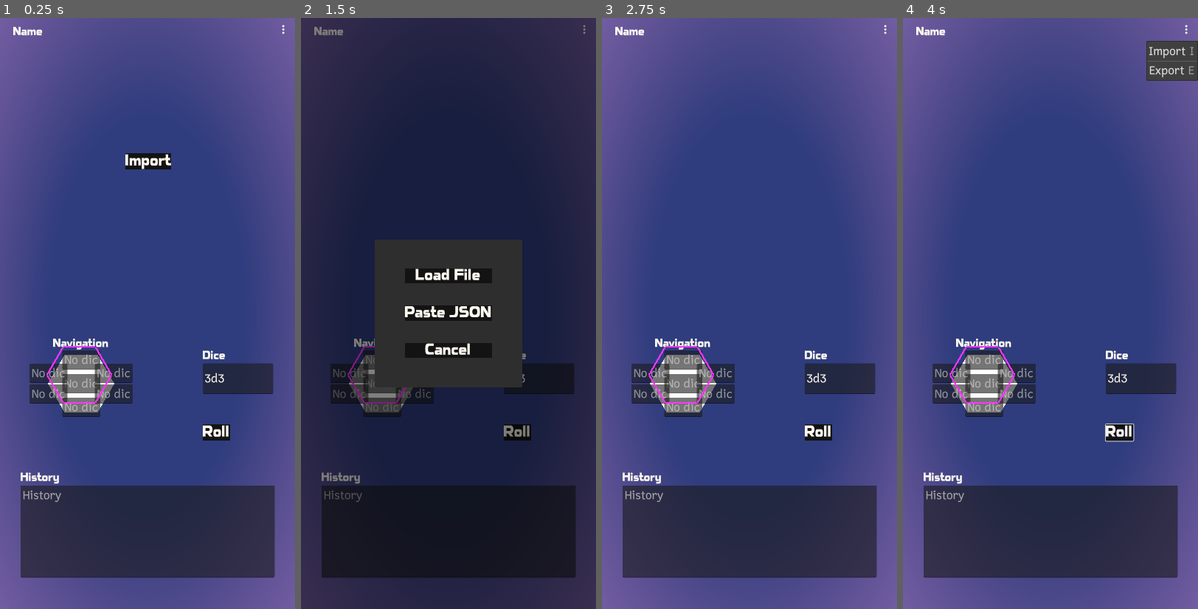
Above: before the commit, frames 1-4 (left to right).
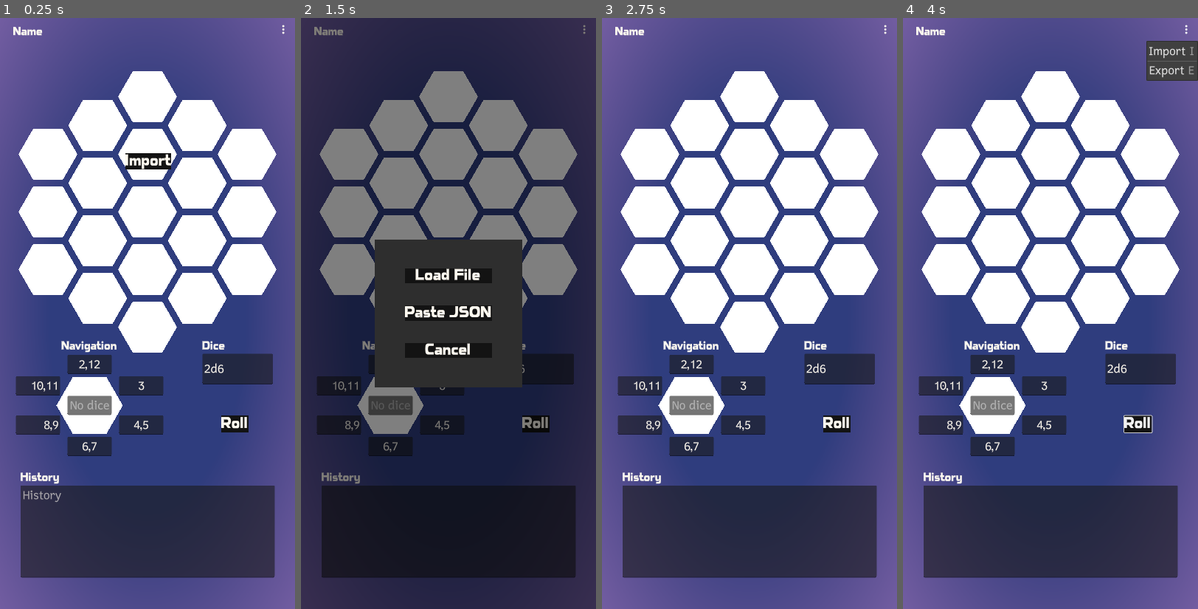
Above: after the commit, the same moments.

Repository: ashestosea/hex-flower
Game: Godot game, scene res://scenes/main.tscn
Two runs of this game, one before a commit and one after it. Both use one fixed random seed, a clock stepped at 60 frames per second and the inputs below.
Inputs:
- Up to frame 1 (0.25 s): no input
- Up to frame 2 (1.5 s): click "Roll" at 0.5 s; click "Import" at 1.25 s
- Up to frame 3 (2.75 s): click "⋮" at 2 s
- Up to frame 4 (4 s): click "Roll" at 2.75 s; click "⋮" at 3.5 s

The runs differ from the first frame. In frame 1, 31% of the frame differs, in the area x 5-94%, y 9-75%; in frame 2, 23%; in frame 3, 32%; in frame 4, 32%, in the area x 5-94%, y 9-82%.
Error before the commit: Cannot call method 'hide' on a null value. (res://scripts/manager.gd:97)

Commit message:
Adjust UI element positions

Diff:
--- a/scenes/main.tscn
+++ b/scenes/main.tscn
@@ -28,15 +28,14 @@
 grow_vertical = 2
 mouse_filter = 2
 
-[node name="Manager" type="Node" parent="." node_paths=PackedStringArray("flower", "background_flower", "navigation", "kebab", "flower_name", "di …(181 unchanged characters)…
+[node name="Manager" type="Node" parent="." node_paths=PackedStringArray("flower", "navigation", "kebab", "flower_name", "di …(181 unchanged characters)…
 script = ExtResource("1_l30f5")
 flower = NodePath("../MarginContainer/HexFlower")
-background_flower = NodePath("")
 navigation = NodePath("../MarginContainer/NavigationContainer/Navigation")
 kebab = NodePath("../MarginContainer/Kebab")
 flower_name = NodePath("../MarginContainer/FlowerName")
 dice_line_edit = NodePath("../MarginContainer/Dice/LineEdit")
-history_text_edit = NodePath("../MarginContainer/History/VBoxContainer/TextEdit_History")
+history_text_edit = NodePath("../MarginContainer/History/VBoxContainer/HistoryTextEdit")
 import_menu = NodePath("../MarginContainer/ImportMenu")
 paste_json_menu = NodePath("../MarginContainer/PasteJSONMenu")
 file_dialog = NodePath("../FileDialog")
@@ -66,24 +65,34 @@
 position = Vector2(400, 800)
 texture = ExtResource("3_2qtwd")
 
-[node name="NavigationContainer" type="CenterContainer" parent="MarginContainer"]
-layout_mode = 2
-offset_left = 100.0
-offset_top = 900.0
-offset_right = 340.0
-offset_bottom = 1080.0
+[node name="NavigationContainer" type="Control" parent="MarginContainer"]
+layout_mode = 2
+anchors_preset = 0
+offset_left = 39.0
+offset_top = 870.185
+offset_right = 448.0
+offset_bottom = 1190.19
 size_flags_horizontal = 3
 size_flags_vertical = 3
 
 [node name="Navigation" parent="MarginContainer/NavigationContainer" instance=ExtResource("3_mf25f")]
 layout_mode = 2
+anchors_preset = 0
+anchor_left = 0.0
+anchor_top = 0.0
+anchor_right = 0.0
+anchor_bottom = 0.0
+offset_left = 204.0
+offset_top = 160.0
+offset_right = 204.0
+offset_bottom = 160.0
 
 [node name="Dice" type="VBoxContainer" parent="MarginContainer"]
 layout_mode = 2
-offset_left = 550.0
-offset_top = 900.0
-offset_right = 741.0
-offset_bottom = 1018.0
+offset_left = 549.0
+offset_top = 874.0
+offset_right = 740.0
+offset_bottom = 992.0
 size_flags_horizontal = 4
 size_flags_vertical = 3
 
@@ -117,7 +126,7 @@
 text = "History"
 metadata/_edit_lock_ = true
 
-[node name="TextEdit_History" type="TextEdit" parent="MarginContainer/History/VBoxContainer"]
+[node name="HistoryTextEdit" type="TextEdit" parent="MarginContainer/History/VBoxContainer"]
 layout_mode = 2
 size_flags_vertical = 3
 placeholder_text = "History"
@@ -141,6 +150,7 @@
 text = "Import"
 
 [node name="HexHighlight" type="Node2D" parent="MarginContainer"]
+visible = false
 position = Vector2(215, 967)
 scale = Vector2(90, 90)
 
@@ -179,12 +189,12 @@
 color = Color(1, 0.203922, 1, 1)
 polygon = PackedVector2Array(0.476, 0, -0.476, 0, -0.476, 0.05, 0.476, 0.05)
 
-[node name="Button_Roll" type="Button" parent="MarginContainer"]
+[node name="RollButton" type="Button" parent="MarginContainer"]
 layout_mode = 0
-offset_left = 550.0
-offset_top = 1100.0
-offset_right = 625.0
-offset_bottom = 1145.0
+offset_left = 600.0
+offset_top = 1077.0
+offset_right = 675.0
+offset_bottom = 1122.0
 size_flags_horizontal = 4
 size_flags_vertical = 4
 theme_type_variation = &"BigButton"
@@ -347,7 +357,7 @@
 [connection signal="text_submitted" from="MarginContainer/Dice/LineEdit" to="Manager" method="_on_dice_text_submitted"]
 [connection signal="pressed" from="MarginContainer/ImportButton" to="Manager" method="_on_open_import_pressed"]
 [connection signal="pressed" from="MarginContainer/ImportButton" to="MarginContainer/ImportButton" method="hide"]
-[connection signal="pressed" from="MarginContainer/Button_Roll" to="Manager" method="_on_roll_pressed"]
+[connection signal="pressed" from="MarginContainer/RollButton" to="Manager" method="_on_roll_pressed"]
 [connection signal="pressed" from="MarginContainer/ImportMenu/ColorRect/CenterContainer/VBoxContainer/File" to="Manager" method="_on_load_file_pressed"]
 [connection signal="pressed" from="MarginContainer/ImportMenu/ColorRect/CenterContainer/VBoxContainer/Paste" to="Manager" method="_on_open_paste_pressed"]
 [connection signal="pressed" from="MarginContainer/ImportMenu/ColorRect/CenterContainer/VBoxContainer/Cancel" to="Manager" method="import_menu_hide"]
--- a/scenes/navigation.tscn
+++ b/scenes/navigation.tscn
@@ -1,113 +1,136 @@
-[gd_scene load_steps=5 format=3 uid="uid://bt3w5qg2tuoem"]
+[gd_scene load_steps=4 format=3 uid="uid://d030ybjtriqgu"]
 
 [ext_resource type="Script" path="res://scripts/navigation.gd" id="1_dmuru"]
-[ext_resource type="Theme" uid="uid://ffkwu82iptgy" path="res://themes/default_theme.tres" id="1_p0437"]
 [ext_resource type="PackedScene" uid="uid://lrirg2rvgvgy" path="res://scenes/hexagon.tscn" id="2_4brvy"]
-[ext_resource type="PackedScene" uid="uid://bkstv8qd4kt46" path="res://scenes/nav_line_edit.tscn" id="3_uv7si"]
+[ext_resource type="PackedScene" path="res://scenes/nav_line_edit.tscn" id="3_uv7si"]
 
 [node name="Navigation" type="Control"]
 layout_mode = 3
-anchors_preset = 0
-theme = ExtResource("1_p0437")
+anchors_preset = 8
+anchor_left = 0.5
+anchor_top = 0.5
+anchor_right = 0.5
+anchor_bottom = 0.5
+offset_left = -400.0
+offset_top = -800.0
+offset_right = -400.0
+offset_bottom = -800.0
+grow_horizontal = 2
+grow_vertical = 2
 script = ExtResource("1_dmuru")
-metadata/_edit_lock_ = true
 
 [node name="Label" type="Label" parent="."]
 layout_mode = 0
 offset_left = -76.0
-offset_top = -123.0
+offset_top = -156.0
 offset_right = 76.0
-offset_bottom = -92.0
+offset_bottom = -125.0
 theme_type_variation = &"HeaderMedium"
 text = "Navigation"
 
 [node name="Hexagon" parent="." instance=ExtResource("2_4brvy")]
-metadata/_edit_lock_ = true
+position = Vector2(0, 19)
 
 [node name="LineEdits" type="Control" parent="."]
 layout_mode = 2
 anchors_preset = 0
-offset_left = -140.0
-offset_top = -90.0
-offset_right = 140.0
-offset_bottom = 90.0
+offset_left = -182.0
+offset_top = -118.0
+offset_right = 182.0
+offset_bottom = 156.0
 
 [node name="LineEdit_Stay" parent="LineEdits" instance=ExtResource("3_uv7si")]
 layout_mode = 1
-offset_top = -15.5
-offset_bottom = 15.5
+offset_left = -60.0
+offset_top = -26.0
+offset_right = 60.0
+offset_bottom = 26.0
+metadata/_edit_lock_ = true
 
 [node name="LineEdit_N" parent="LineEdits" instance=ExtResource("3_uv7si")]
 layout_mode = 1
 anchors_preset = 5
 anchor_top = 0.0
 anchor_bottom = 0.0
+offset_left = -60.0
 offset_top = 0.0
-offset_bottom = 31.0
+offset_right = 60.0
+offset_bottom = 52.0
 grow_vertical = 1
+metadata/_edit_lock_ = true
 
 [node name="LineEdit_NE" parent="LineEdits" instance=ExtResource("3_uv7si")]
 layout_mode = 1
 anchors_preset = -1
-anchor_left = 1.0
-anchor_top = 0.2
-anchor_right = 1.0
-anchor_bottom = 0.2
-offset_left = -90.0
-offset_top = 0.0
-offset_right = 0.0
-offset_bottom = 31.0
-grow_horizontal = 0
+anchor_left = 0.72
+anchor_top = 0.4
+anchor_right = 0.72
+anchor_bottom = 0.4
+offset_left = 0.0
+offset_top = -52.0
+offset_right = 120.0
+offset_bottom = 0.0
+grow_horizontal = 1
 grow_vertical = 1
+metadata/_edit_lock_ = true
 
 [node name="LineEdit_SE" parent="LineEdits" instance=ExtResource("3_uv7si")]
 layout_mode = 1
 anchors_preset = -1
-anchor_left = 1.0
-anchor_top = 0.8
-anchor_right = 1.0
-anchor_bottom = 0.8
-offset_left = -90.0
-offset_top = -29.0
-offset_right = 0.0
-offset_bottom = 0.0
-grow_horizontal = 0
+anchor_left = 0.72
+anchor_top = 0.6
+anchor_right = 0.72
+anchor_bottom = 0.6
+offset_left = 0.0
+offset_top = 0.0
+offset_right = 120.0
+offset_bottom = 52.0
+grow_horizontal = 1
 grow_vertical = 0
 metadata/_edit_use_anchors_ = true
+metadata/_edit_lock_ = true
 
 [node name="LineEdit_S" parent="LineEdits" instance=ExtResource("3_uv7si")]
 layout_mode = 1
 anchors_preset = 7
 anchor_top = 1.0
 anchor_bottom = 1.0
-offset_top = -31.0
+offset_left = -60.0
+offset_top = -52.0
+offset_right = 60.0
 offset_bottom = 0.0
 grow_vertical = 0
+metadata/_edit_lock_ = true
 
 [node name="LineEdit_SW" parent="LineEdits" instance=ExtResource("3_uv7si")]
 layout_mode = 1
 anchors_preset = -1
-anchor_left = 0.0
-anchor_top = 0.8
-anchor_right = 0.0
-anchor_bottom = 0.8
-offset_left = 0.0
-offset_top = -31.0
-offset_right = 90.0
-offset_bottom = 0.0
-grow_horizontal = 1
-grow_vertical = 0
+anchor_left = 0.28
+anchor_top = 0.6
+anchor_right = 0.28
+anchor_bottom = 0.6
+offset_left = -120.0
+offset_top = 0.0
+offset_right = 0.0
+offset_bottom = 52.0
+grow_horizontal = 0
+grow_vertical = 1
+alignment = 2
+metadata/_edit_use_anchors_ = true
+metadata/_edit_lock_ = true
 
 [node name="LineEdit_NW" parent="LineEdits" instance=ExtResource("3_uv7si")]
 layout_mode = 1
 anchors_preset = -1
-anchor_left = 0.0
-anchor_top = 0.2
-anchor_right = 0.0
-anchor_bottom = 0.2
-offset_left = 0.0
-offset_top = 0.0
-offset_right = 90.0
-offset_bottom = 29.0
-grow_horizontal = 1
+anchor_left = 0.28
+anchor_top = 0.4
+anchor_right = 0.28
+anchor_bottom = 0.4
+offset_left = -120.0
+offset_top = -52.0
+offset_right = 0.0
+offset_bottom = 0.0
+grow_horizontal = 0
 grow_vertical = 1
+alignment = 2
+metadata/_edit_lock_ = true
--- a/scripts/manager.gd
+++ b/scripts/manager.gd
@@ -2,7 +2,6 @@
 extends Node
 
 @export var flower: HexFlower
-@export var background_flower: Control
 @export var navigation: Navigation
 @export var kebab: MenuButton
 @export var flower_name: Label
@@ -94,7 +93,6 @@
 
 
 func setup(data: Import.Data):
-	background_flower.hide()
 	flower.setup(self, data.hexes)
 	navigation.setup(self, data.navigation)
 	dice = data.dice
Not shown: 1 places in scenes/main.tscn that only renumber resources
